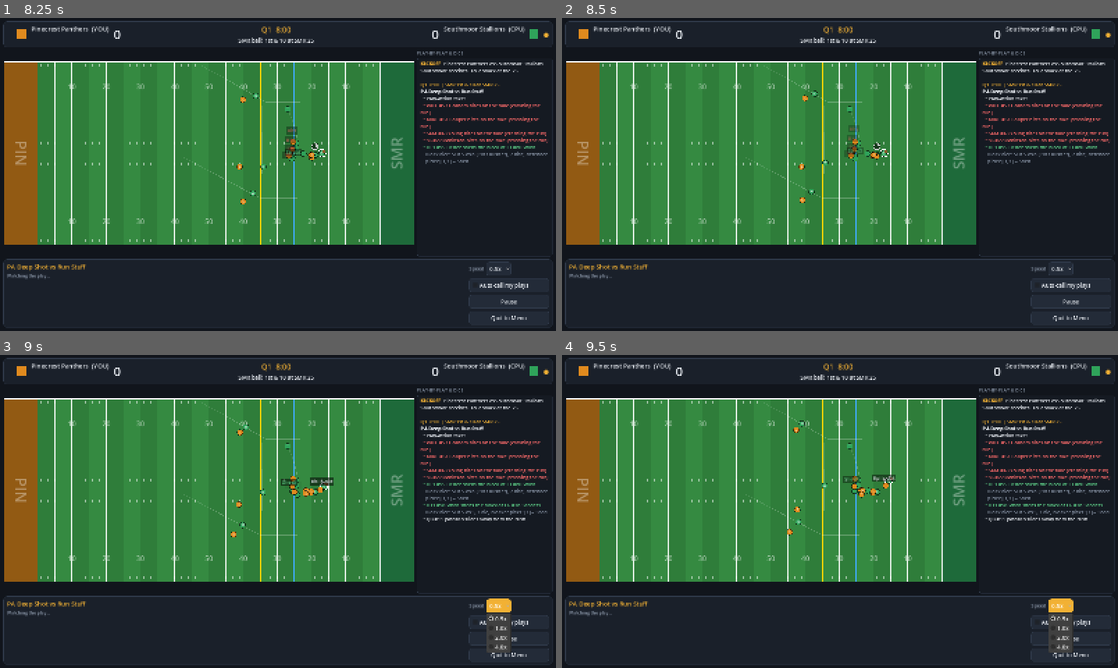
Above: before the commit, frames 1-4 (two rows, left to right).
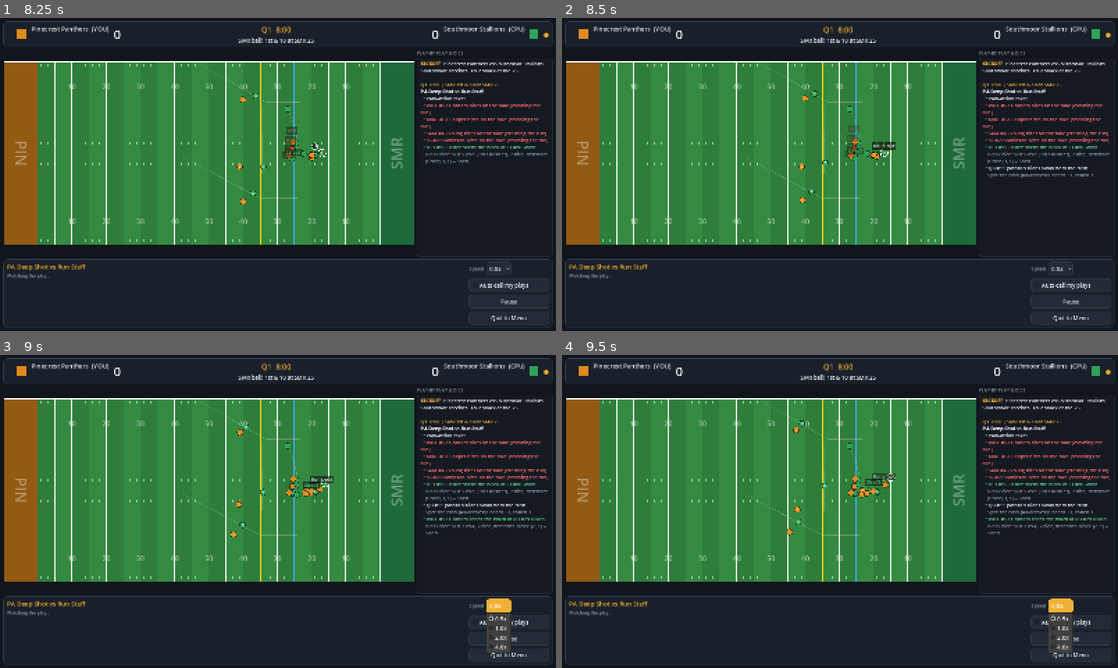
Above: after the commit, the same moments.

Repository: kylebess9/CollegeFootballGame
Game: Godot game, scene res://scenes/main.tscn
Same seed, same stepped clock (60 frames per second), same inputs: the game is played once before the commit and once after it.
Inputs:
- Up to frame 1 (8.25 s): click "New Random Teams" at 0.5 s; click "New Random Teams" at 1.25 s; click "8 minutes" at 2 s; click "Debug Mode" at 2.75 s; click "KICK OFF" at 3.5 s; click "4-3" at 4.25 s; click "< Formations" at 5 s; click "4-3 Box" at 5.75 s; click "Run Stuff" at 6.5 s; click "1.0x" at 7.25 s; click "Auto-call my plays" at 8 s
- Up to frame 2 (8.5 s): no input
- Up to frame 3 (9 s): click "0.5x" at 8.75 s
- Up to frame 4 (9.5 s): no input

Frame 1 is identical in both runs. In frame 2, 0.4% of the frame differs, in the area x 55-96%, y 39-52%; in frame 3, 0.8%; in frame 4, 0.8%, in the area x 50-99%, y 37-58%.

Commit message:
The QB has to roll Awareness to pick up the rush
He checks every QB_THREAT_CHECK_INTERVAL (now 0.2s) and spots a rusher in
range on a (THREAT_SPOT_TARGET - Awareness)+ roll, so a low-Awareness QB
keeps reading with a free man closing on him. The roll shows up in the
play-by-play detail for the rollout, the panic throw and the throw-away.

Co-Authored-By: Claude Opus 5 <noreply@anthropic.com>
Claude-Session: https://claude.ai/code/session_01LF3PxMFWrWaf8n8UppCg3o

Diff:
--- a/scripts/sim/play_sim.gd
+++ b/scripts/sim/play_sim.gd
@@ -42,7 +42,8 @@
 const OPEN_THRESHOLD := 1.8
 const MIN_SCRAMBLE_SPEED := 3 # a QB with at least this Speed is a playmaker: he rolls out of a threatened pocket. Slower ones stand and throw
 const THREAT_RANGE := 3.5     # a free rusher this close has the QB's attention (before he's actually pressured)
-const QB_THREAT_CHECK_INTERVAL := 0.6 # interval in which the QB assesses potential rushing threats
+const QB_THREAT_CHECK_INTERVAL := 0.2 # interval in which the QB assesses potential rushing threats
+const THREAT_SPOT_TARGET := 7 # at each check he picks up a rusher in range on a (THREAT_SPOT_TARGET - Awareness)+ roll
 const ROLLOUT_READ_DELAY := 1.2 # initial delay before a scrambling QB will look downfield: no throws or reads until then
 const ROLLOUT_MIN_TIME := 0.7 # ...but not before the line has had a moment to engage
 const PANIC_OPEN_BASE := -0.6 # a threatened pocket QB throws to anyone with at least this much room, plus...
@@ -583,14 +584,19 @@
 # ---------------------------------------------------------------- QB decisions
 
 func _qb_decide() -> void:
-	# He only looks at the rush every QB_THREAT_CHECK_INTERVAL, and acts on what he saw then.
-	var checking := t >= threat_checked_at + QB_THREAT_CHECK_INTERVAL
-	if checking:
+	# He only looks at the rush every QB_THREAT_CHECK_INTERVAL, and even then he has to pick the
+	# rusher up: a low-Awareness QB keeps reading with a free man closing on him.
+	var threatened := false
+	var spot_detail := ""
+	if t >= threat_checked_at + QB_THREAT_CHECK_INTERVAL:
 		threat_checked_at = t
 		var threat := _nearest_free_opponent(qb)
 		threat_dist = INF if threat == null else threat.pos.distance_to(qb.pos)
 		under_pressure = threat_dist < 1.3 + 0.3 * qb.r("awr")
-	var threatened := checking and threat_dist < THREAT_RANGE and t >= ROLLOUT_MIN_TIME
+		if threat_dist < THREAT_RANGE and t >= ROLLOUT_MIN_TIME:
+			var res := _test(qb, THREAT_SPOT_TARGET - qb.r("awr"), "Spot the rush (Awareness)")
+			threatened = res["ok"]
+			spot_detail = str(res["detail"])
 
 	if qb_state == "drop":
 		if qb.pos.distance_to(qb_set) < 0.4 and t >= pass_play.read_start:
@@ -606,16 +612,16 @@
 	if threatened:
 		if qb.r("spd") >= MIN_SCRAMBLE_SPEED:
 			# A playmaker gets off the spot and looks for a play on the move.
-			_start_rollout(_rollout_side())
+			_start_rollout(_rollout_side(), spot_detail)
 			return
 		# A pocket QB stands in and takes a tighter window instead, the slower the tighter.
 		var best := _best_option(25.0)
 		if best["actor"] != null and float(best["open"]) >= _panic_open():
-			_log("QB feels the rush and gets it out", qb.pos, -1)
+			_log("QB feels the rush and gets it out", qb.pos, -1, spot_detail)
 			_throw(best["actor"], true)
 			return
 		if under_pressure:
-			_throw_away("Nowhere to go (Speed %d)" % qb.r("spd"))
+			_throw_away("%s; nowhere to go (Speed %d)" % [spot_detail, qb.r("spd")])
 			return
 
 	if qb_state != "read":
@@ -716,7 +722,7 @@
 	return side
 
 
-func _start_rollout(side: float) -> void:
+func _start_rollout(side: float, detail: String = "") -> void:
 	qb_state = "rollout"
 	roll_side = side
 	roll_dir = Vector2(0.0, side)
@@ -728,7 +734,7 @@
 	roll_started = t
 	rollout_reading = false
 	qb.job = "rollout"
-	_log("%s slides away from the rush" % qb.tag(), qb.pos, -1, "", "Rolls out")
+	_log("%s slides away from the rush" % qb.tag(), qb.pos, -1, detail, "Rolls out")
 
 
 func _start_read(i: int) -> void:
--- a/tests/scramble_check.gd
+++ b/tests/scramble_check.gd
@@ -5,7 +5,8 @@
 ##   within PlaySim.THREAT_RANGE, and never drifts up toward the line while doing it,
 ## - a slower QB never leaves the spot and never tucks and runs: he stands in and takes a tighter
 ##   window (_panic_open, under OPEN_THRESHOLD) or throws it away,
-## - he assesses the rush only every PlaySim.QB_THREAT_CHECK_INTERVAL,
+## - he assesses the rush only every PlaySim.QB_THREAT_CHECK_INTERVAL, and has to roll Awareness
+##   to pick a rusher up at all, so a low-Awareness QB reacts later,
 ## - he runs heads-down for PlaySim.ROLLOUT_READ_DELAY after committing: no read, no clock, no throw,
 ## - a rolling QB wants more room than OPEN_THRESHOLD before he throws, and tucks it and runs out
 ##   of the pocket when nobody has that much,
@@ -26,6 +27,36 @@
 	for p in team.roster:
 		if p.position == "QB":
 			p.ratings["spd"] = spd
+
+
+func _set_qb_awareness(team: Team, awr: int) -> void:
+	for p in team.roster:
+		if p.position == "QB":
+			p.ratings["awr"] = awr
+			p.skills.erase("Field General") # the read-speed skill would muddy the comparison
+
+
+## Average time from the snap to the rollout, over every pass play in the book.
+func _avg_rollout_time(a: Team, b: Team, pb: Playbook) -> float:
+	var total := 0.0
+	var rolls := 0
+	for rep in 120:
+		for play in pb.offense_plays():
+			if not play is PassPlay:
+				continue
+			var sim := PlaySim.new()
+			sim.setup(a, b, play, pb.defense_plays()[rep % pb.defense_plays().size()], 30.0, 26.6,
+				{"down": 1, "to_go": 10}, Dice.new(rep * 17 + 3))
+			var guard := 0
+			while not sim.done and guard < 900:
+				sim.step()
+				guard += 1
+				if sim.qb_state == "rollout":
+					total += sim.t
+					rolls += 1
+					break
+			sim.dispose()
+	return 99.0 if rolls == 0 else total / float(rolls)
 
 
 func _initialize() -> void:
@@ -112,6 +143,15 @@
 	_expect(ends.size() > 1, "a rollout ends more than one way (throw, run, sack...)")
 	_expect(with_run > 0, "rollout throws are made on the run")
 
+	# Awareness decides how fast he picks the rush up, so a sharp QB is off the spot sooner.
+	_set_qb_speed(a, PlaySim.MIN_SCRAMBLE_SPEED + 1)
+	_set_qb_awareness(a, 1)
+	var slow_eyes := _avg_rollout_time(a, b, pb)
+	_set_qb_awareness(a, 6)
+	var quick_eyes := _avg_rollout_time(a, b, pb)
+	print("  average time to the rollout: Awareness 1 %.2fs, Awareness 6 %.2fs" % [slow_eyes, quick_eyes])
+	_expect(quick_eyes < slow_eyes, "a sharper QB picks the rush up sooner")
+
 	# Throwing back across the run: forced, so it doesn't depend on how the rollouts fall.
 	var flagged := {}
 	for dir in [1.0, -1.0]:
